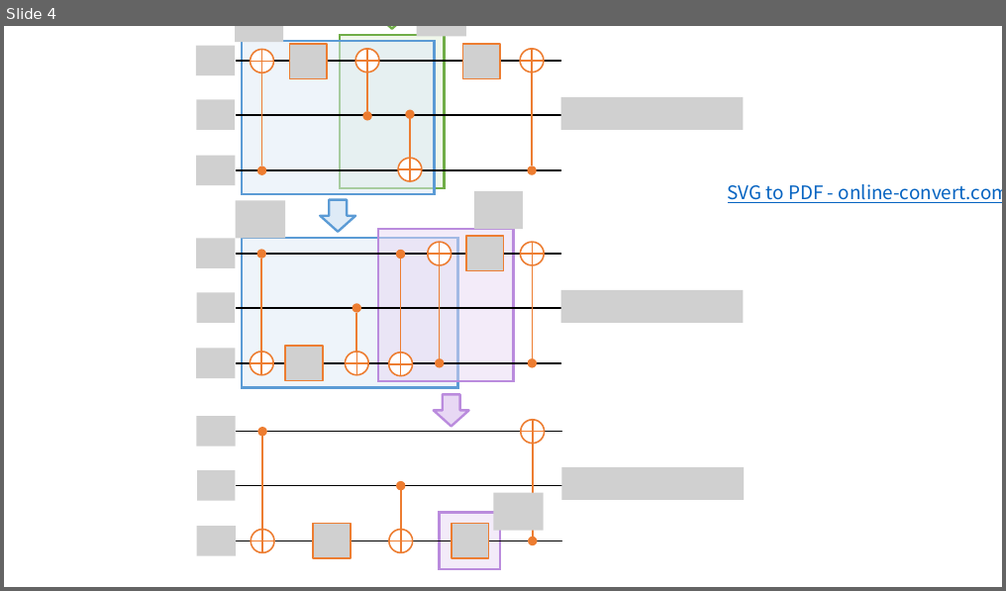
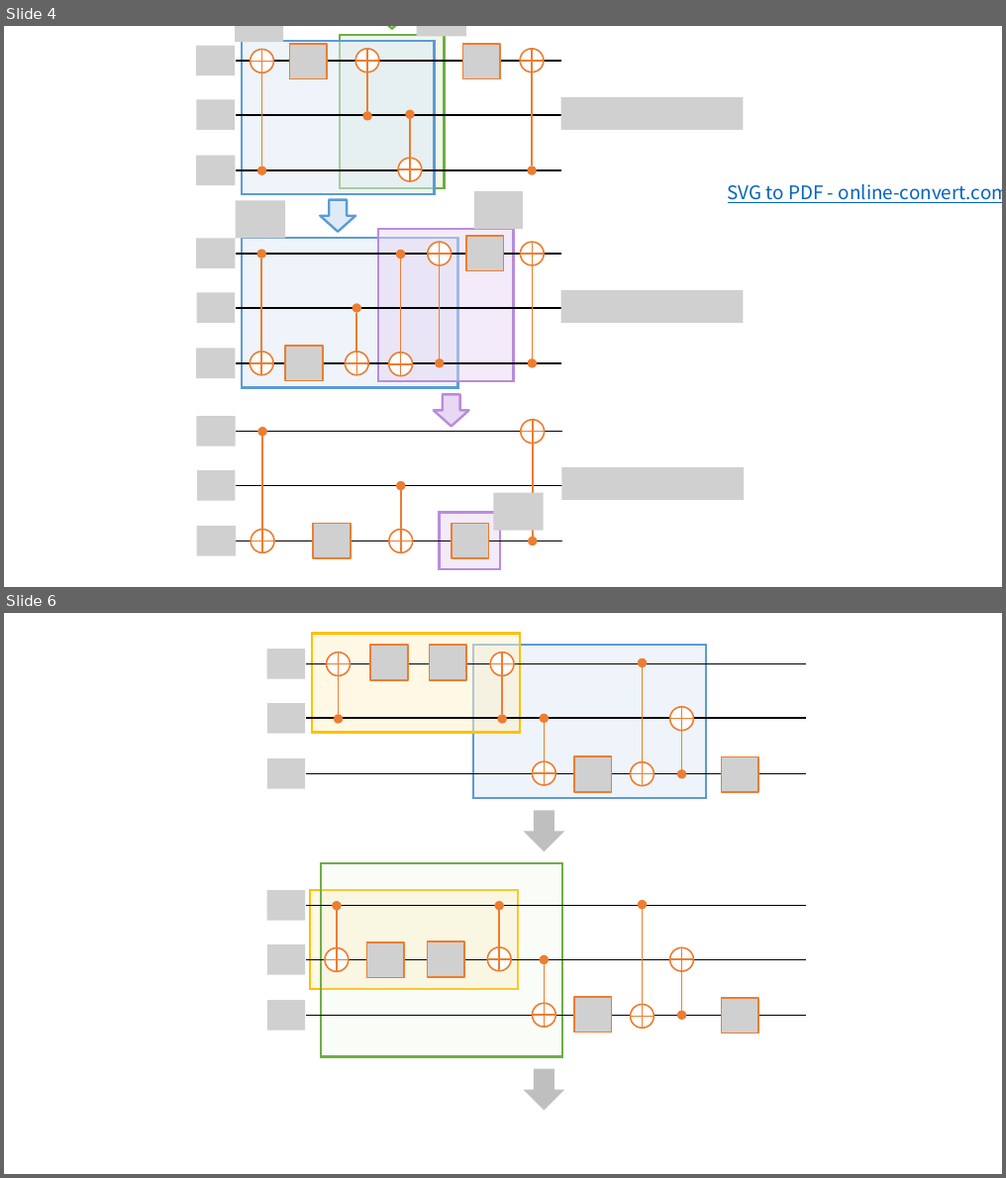
Before and after one commit to quantum-compiler/quartz, a slide deck: experiment/figure_generation/figure6_increasing_xfer/final_figures/final_figures.pptx. Shown one above the other, each under a label of ours: slide 4 before the commit, slides 4 and 6 after it; the slides between them are not shown. The pictures are 1006x591 and 1006x1178 pixels, drawn with LibreOffice and Linux fonts; fonts in the diff are those of the drawing; grey boxes stand for pictures; background and template pictures are left out. Boxes give left, top, right and bottom in pixels: in the first picture for what was removed or moved away, otherwise in the second. Text is boxed around its words. In the diff, an @@ line names an element or a change of style, - is before the commit and + after.

```diff
--- a/experiment/figure_generation/figure6_increasing_xfer/final_figures/final_figures.pptx
+++ b/experiment/figure_generation/figure6_increasing_xfer/final_figures/final_figures.pptx
@@ slide 6 added at [4,613,1002,1174], background #FFFFFF @@
@@ group added at [266,633,806,799]: 8 lines, 7 pictures, 5 flow chart ors, 5 ellipses, 2 rectangles @@
@@ right arrow added at [524,811,564,852], fill #BFBFBF @@
@@ group added at [266,863,806,1057]: 8 lines, 7 pictures, 5 flow chart ors, 5 ellipses, 2 rectangles @@
@@ right arrow added at [524,1069,564,1111], fill #BFBFBF @@
```
Also in this commit, not shown: 4 other slides added, 4 other files.
